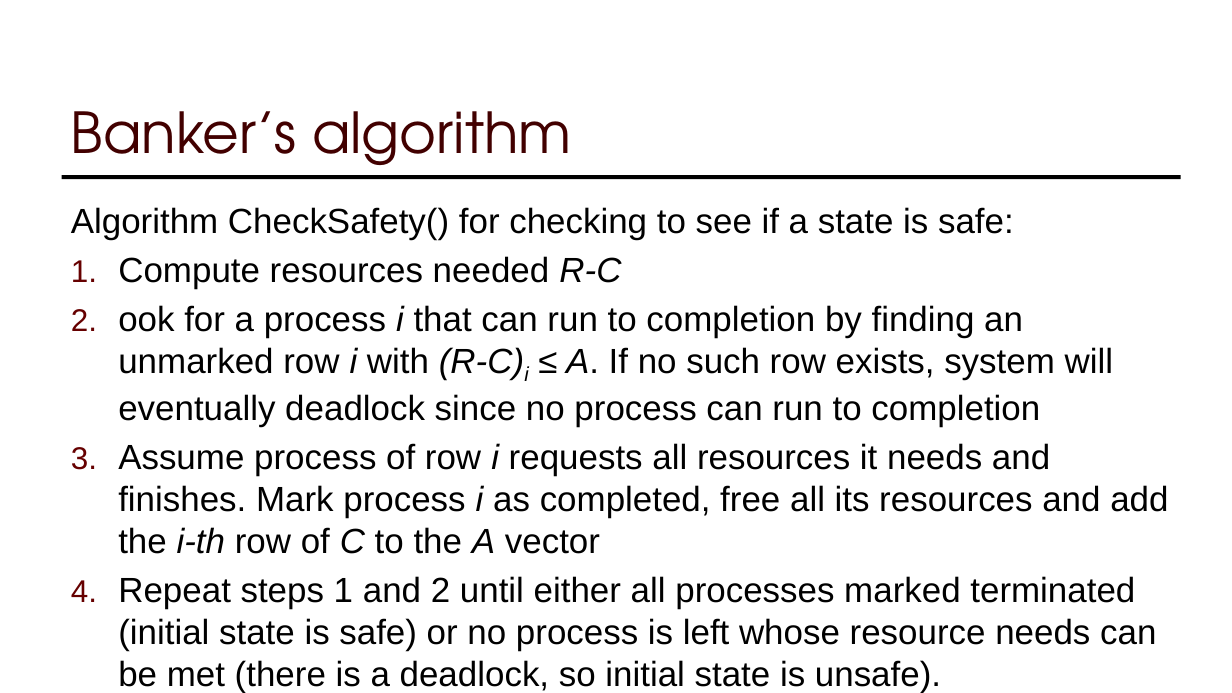
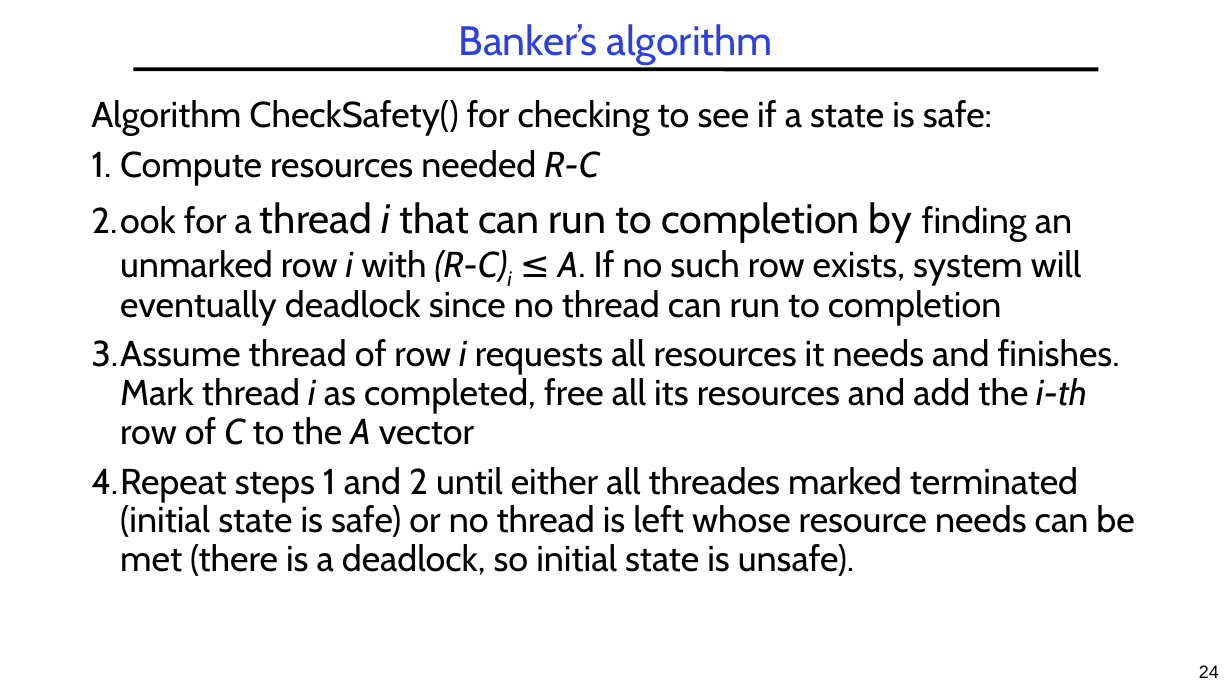
Before and after one commit to guhofstra/CSC256Fa25, a slide deck: slide 24 of PPTs/LXX Deadlocks.pptx (slide 34 before the commit). Drawn at 1232x693 pixels with LibreOffice and Linux fonts; fonts in the diff are those of the drawing. Boxes give left, top, right and bottom in pixels: in the first picture for what was removed or moved away, otherwise in the second. Text is boxed around its words. In the diff, an @@ line names an element or a change of style, - is before the commit and + after.

```diff
--- a/PPTs/LXX Deadlocks.pptx
+++ b/PPTs/LXX Deadlocks.pptx
@@ title "Banker’s algorithm": place and size @@
-title "Banker’s algorithm" at [71, 111, 572, 179]
+title "Banker’s algorithm" at [459, 24, 772, 65]
@@ title "Banker’s algorithm" at [459, 24, 772, 65]: size 44 to 32 pt, font TeX Gyre Adventor to Cabin, text colour #420000 to #2A40E2; alignment left to centre; line spacing 1 to 0.9; vertical alignment bottom to middle @@
@@ line moved from (1181, 177) - (62, 177) to (133, 69) - (1099, 69) @@
@@ text "Algorithm CheckSafety() for checking to ...": place and size @@
-text "Algorithm CheckSafety() for checking to ..." at [71, 207, 1168, 651]
+text "Algorithm CheckSafety() for checking to ..." at [91, 100, 1134, 576]
@@ text at [91, 100, 992, 186]: size 27.2 to 28 pt, font Arial to Cabin in "Algorithm CheckSafety() for checking to see if ...", "Compute resources needed R-C"; indent changed; line spacing 1 to 0.9; more space between paragraphs @@
@@ text at [91, 202, 1134, 576]: text changed; size 27.2 to 28 pt; font Arial to Cabin @@
-2. ook for a process i that can run to completion by finding an unmarked row i with (R-C)i ≤ A. If no such row exists, system will eventually deadlock since no process can run to completion
-3. Assume process of row i requests all resources it needs and finishes. Mark process i as completed, free all its resources and add the i-th row of C to the A vector
-4. Repeat steps 1 and 2 until either all processes marked terminated (initial state is safe) or no process is left whose resource needs can be met (there is a deadlock, so initial state is unsafe).
+2. ook for a thread i that can run to completion by finding an unmarked row i with (R-C)i ≤ A. If no such row exists, system will eventually deadlock since no thread can run to completion
+3. Assume thread of row i requests all resources it needs and finishes. Mark thread i as completed, free all its resources and add the i-th row of C to the A vector
+4. Repeat steps 1 and 2 until either all threades marked terminated (initial state is safe) or no thread is left whose resource needs can be met (there is a deadlock, so initial state is unsafe).
@@ page number added at [1199, 665, 1219, 678], 14 pt, text #000000 @@
+24
```
Also in this commit, not shown: 49 other slides changed, 1 slide added, 11 slides removed, 4 other files.
